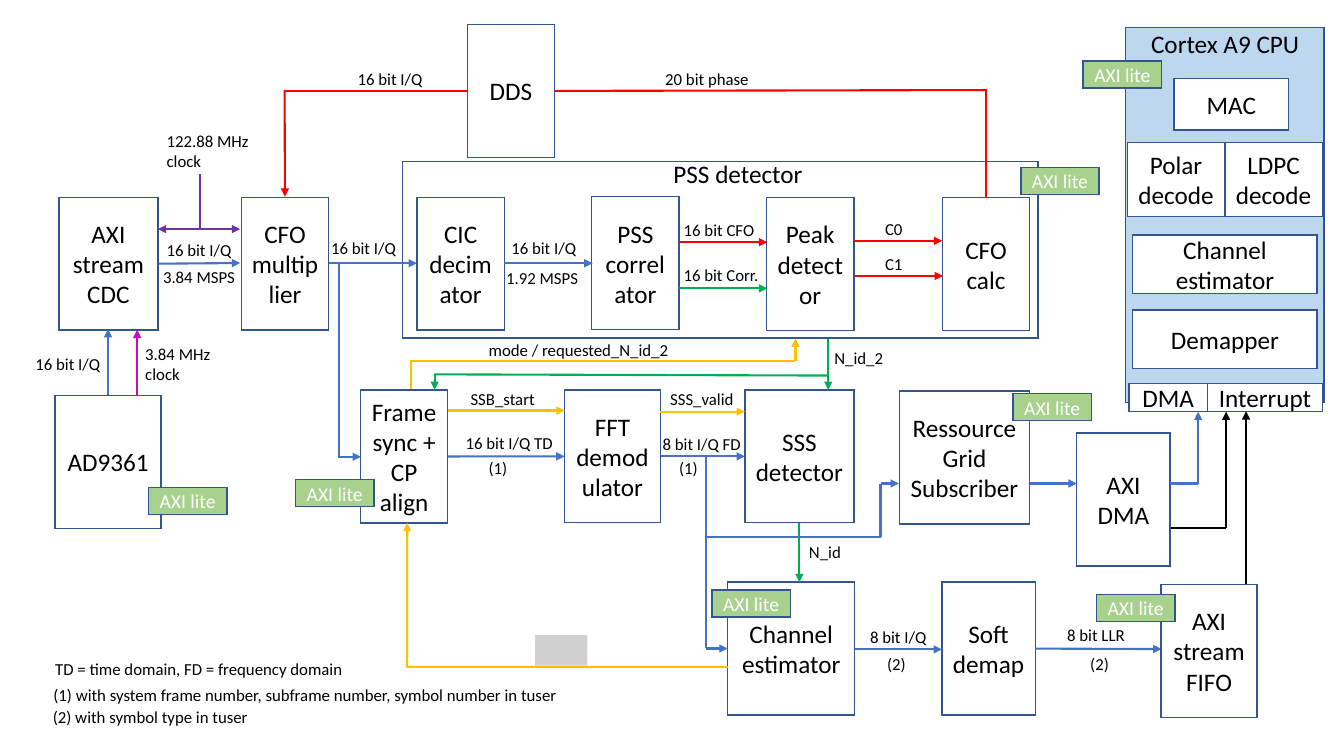
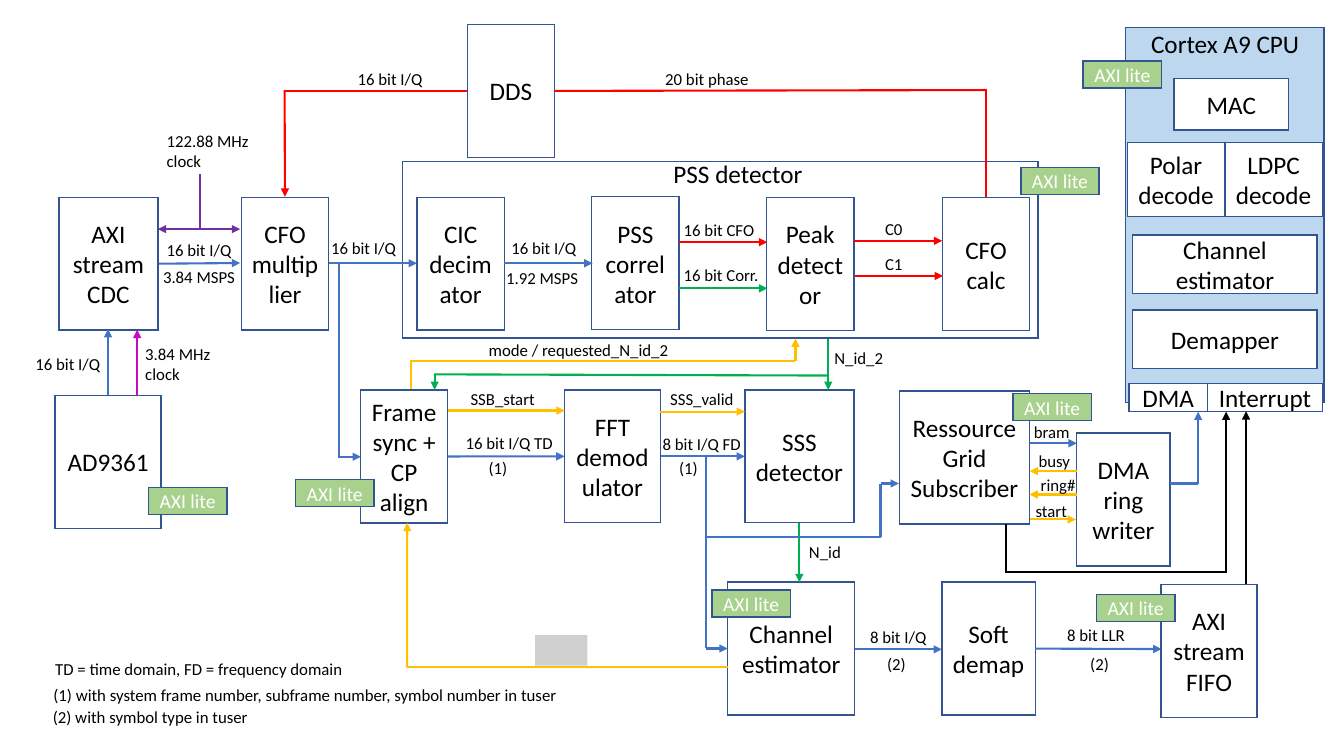
Before and after one commit to catkira/open5G_phy, a slide deck: slide 1 of doc/overview.pptx. Drawn at 1344x756 pixels with LibreOffice and Linux fonts; fonts in the diff are those of the drawing; grey boxes stand for pictures. Boxes give left, top, right and bottom in pixels: in the first picture for what was removed or moved away, otherwise in the second. Text is boxed around its words. In the diff, an @@ line names an element or a change of style, - is before the commit and + after.

```diff
--- a/doc/overview.pptx
+++ b/doc/overview.pptx
@@ arrow moved from (1226, 528) - (1226, 411) to (1226, 574) - (1226, 411) @@
@@ arrow moved from (1030, 484) - (1077, 484) to (1030, 444) - (1077, 444) @@
@@ text added at (x1=1034, y1=426, x2=1070, y2=443), 12 pt, text #000000 @@
+bram
@@ arrow added from (1077, 471) to (1030, 471), #FFC000 1.5 pt @@
@@ text added at (x1=1039, y1=455, x2=1070, y2=472), 12 pt, text #000000 @@
+busy
@@ text added at (x1=1041, y1=479, x2=1076, y2=495), 12 pt, text #000000 @@
+ring#
@@ text in rectangle at (x1=1106, y1=477, x2=1140, y2=494): paragraph removed @@
-AXI
@@ arrow added from (1077, 495) to (1029, 495), #FFC000 1.5 pt @@
@@ text added at (x1=1036, y1=506, x2=1067, y2=520), 12 pt, text #000000 @@
+start
@@ text in rectangle at (x1=1092, y1=491, x2=1154, y2=539): paragraphs added @@
+ring
+writer
@@ line added from (1006, 574) to (1006, 524), #000000 1.5 pt @@
@@ arrow added from (1030, 519) to (1077, 519), #FFC000 1.5 pt @@
@@ line moved from (1169, 528) - (1226, 528) to (1006, 572) - (1226, 572) @@
```
Also in this commit, not shown: 1 other file.
